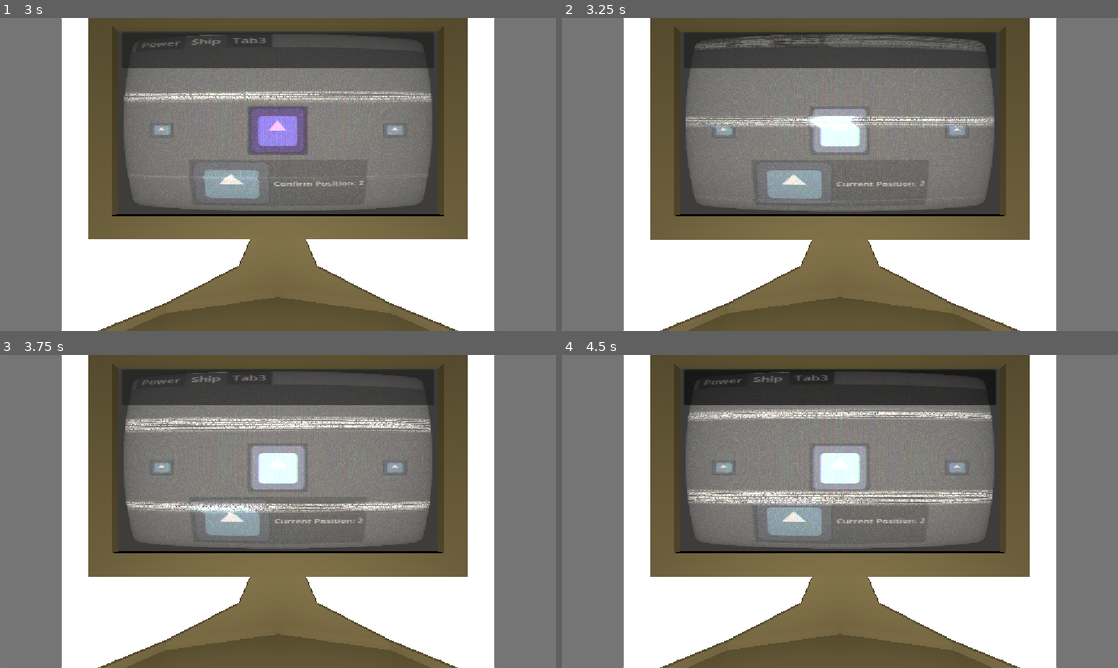
Above: before the commit, frames 1-4 (two rows, left to right).
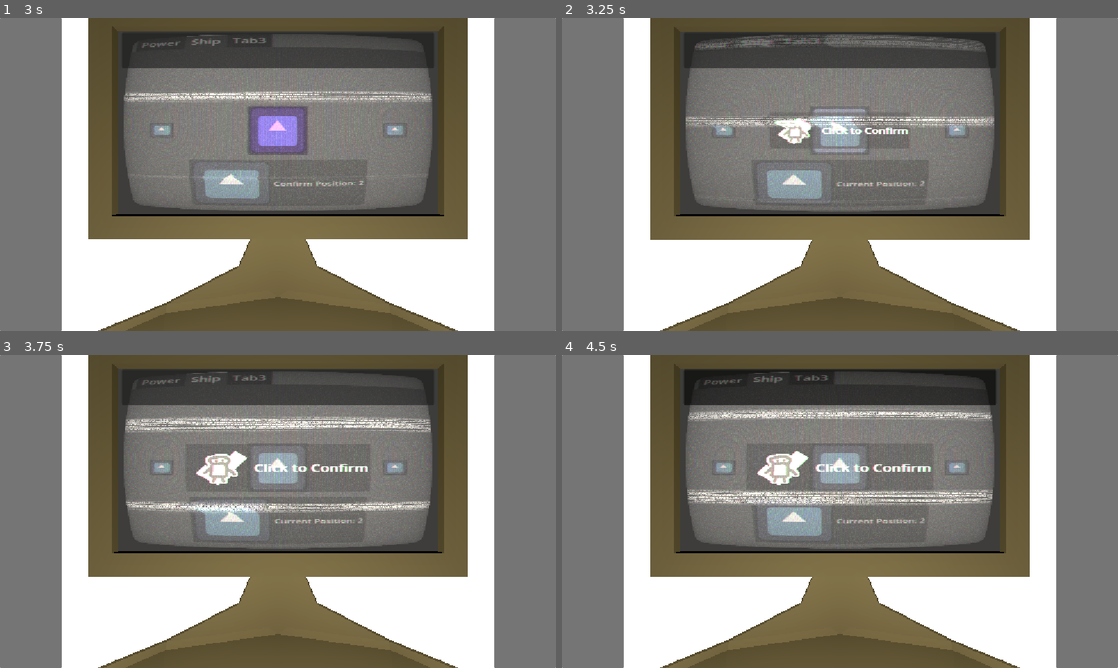
Above: after the commit, the same moments.

Repository: T3RRAT/Tether
Game: Godot game, scene res://Scenes/game.tscn
Same seed, same stepped clock (60 frames per second), same inputs: the game is played once before the commit and once after it. The engine's default icon, where the game draws it, is replaced by a stand-in: a white triangle on a blue panel in a dark square. Sound files missing from this copy of the repository are replaced by a short silence.
Inputs (mouse positions are in pixels of both pictures, inside the frame that each line leads up to):
- Up to frame 1 (3 s): click (33, 174) at 0.5 s; click (522, 174) at 1.25 s; click (278, 49) at 2 s; tap Enter at 2.75 s; move the mouse to (250, 237) at 2.77 s; hold Up from 2.78 s (still down); hold Space (Confirm Action) from 2.78 s (still down); tap \ (Check) at 2.85 s; click (250, 237) at 2.92 s
- Up to frame 2 (3.25 s): keep holding Up; keep holding Space (Confirm Action)
- Up to frame 3 (3.75 s): release Up at 3.5 s; release Space (Confirm Action) at 3.5 s; drag from (444, 558) to (250, 574) at 3.52 s
- Up to frame 4 (4.5 s): move the mouse to (673, 464) at 4.27 s; hold A (Go Left) from 4.28 s (still down); hold Space (Confirm Action) from 4.28 s (still down); tap \ (Check) at 4.35 s

Frame 1 is identical in both runs. In frame 2, 1.4% of the frame differs, in the area x 38-63%, y 30-42%; in frame 3, 2.0%; in frame 4, 2.0%, in the area x 35-67%, y 29-44%.

Commit message:
More captcha
yeah i dont think ill be working on other confirm minigames till i get around to actually making the rest of the game functional

Diff:
--- a/Scenes/click_captcha.tscn
+++ b/Scenes/click_captcha.tscn
@@ -2,6 +2,7 @@
 
 [ext_resource type="Texture2D" uid="uid://d3l85sost4ouf" path="res://Assets/Jame Gam Yay but png.png" id="1_nsgo2"]
 [ext_resource type="Script" uid="uid://bwrwb2hqbrp5t" path="res://Scripts/click_captcha.gd" id="2_emmr5"]
+[ext_resource type="Texture2D" uid="uid://dj6ccrw8u8tgv" path="res://Assets/checkmark.png" id="3_urh11"]
 [ext_resource type="Texture2D" uid="uid://chopwcmyvuo11" path="res://Assets/Loading circle plain.png" id="3_x0442"]
 
 [sub_resource type="SpriteFrames" id="SpriteFrames_g4v7s"]
@@ -12,19 +13,23 @@
 anchor_top = 0.5
 anchor_right = 0.5
 anchor_bottom = 0.5
-offset_left = -4.0
-offset_top = -4.0
-offset_right = 4.0
-offset_bottom = 4.0
+offset_left = -187.0
+offset_top = -67.0
+offset_right = 187.0
+offset_bottom = 67.0
 grow_horizontal = 2
 grow_vertical = 2
+pivot_offset_ratio = Vector2(0.5, 0.5)
+theme_override_font_sizes/font_size = 30
 text = "Click to Confirm"
-icon = ExtResource("1_nsgo2")
+alignment = 2
 script = ExtResource("2_emmr5")
 
-[node name="Loading Timer" type="Timer" parent="." unique_id=1972584390]
+[node name="Captcha State 2" type="Timer" parent="." unique_id=1972584390]
+wait_time = 0.4
 
-[node name="Captcha Closing" type="Timer" parent="." unique_id=1700288783]
+[node name="Captcha State 3" type="Timer" parent="." unique_id=288131389]
+wait_time = 0.4
 
 [node name="AnimatedSprite2D" type="AnimatedSprite2D" parent="." unique_id=918313372]
 visible = false
@@ -36,7 +41,15 @@
 texture = ExtResource("3_x0442")
 
 [node name="Finished Image" type="Sprite2D" parent="." unique_id=1765238612]
+position = Vector2(73, 61)
+scale = Vector2(0.11111111, 0.11111111)
+texture = ExtResource("3_urh11")
+
+[node name="Checkbox Image" type="Sprite2D" parent="." unique_id=1116533973]
+position = Vector2(68, 69)
+scale = Vector2(0.663, 0.663)
+texture = ExtResource("1_nsgo2")
 
 [connection signal="pressed" from="." to="." method="_on_pressed"]
-[connection signal="timeout" from="Loading Timer" to="." method="_on_timer_timeout"]
-[connection signal="timeout" from="Captcha Closing" to="." method="_on_captcha_closing_timeout"]
+[connection signal="timeout" from="Captcha State 2" to="." method="_on_captcha_state_2_timeout"]
+[connection signal="timeout" from="Captcha State 3" to="." method="_on_captcha_state_3_timeout"]
--- a/Scripts/click_captcha.gd
+++ b/Scripts/click_captcha.gd
@@ -1,17 +1,31 @@
 extends Button
 
 @onready var button = $"."
+@onready var checkbox_Image = $"Checkbox Image"
 @onready var loading_Image = $"Loading Image"
 @onready var finished_Image = $"Finished Image"
 
-@onready var captcha_Processing_Timer = $"Loading Timer"
-@onready var captcha_Closing_Timer = $"Captcha Closing"
+@onready var state_2_Timer = $"Captcha State 2"
+@onready var state_3_Timer = $"Captcha State 3"
+@onready var state_End_Timer = $"Captcha State End"
 
 # 0 = inactive, 1 = active, 2 = loading, 3 = closing
 var captchaState = 0
+var loading_Time = 1
+
+var loading_Image_Scale = null
+var finished_Image_Scale = null
+var checkbox_Image_Scale = null
+
+var s2T_On = false
+var s3T_On = false
+var finsihed = false
 
 # Called when the node enters the scene tree for the first time.
 func _ready() -> void:
+	loading_Image_Scale = loading_Image.scale
+	finished_Image_Scale = finished_Image.scale
+	checkbox_Image_Scale = checkbox_Image.scale
 	pass # Replace with function body.
 
 
@@ -19,61 +33,68 @@
 func _process(delta: float) -> void:
 
 
+
+	# Based on Captcha State, will change stuff ig
 	if captchaState == 0:
 		# Button is invisible
 		button.visible = false
-		button.scale = lerp(button.scale, Vector2(0, 1), delta * 1)
-		loading_Image.scale = lerp(loading_Image.scale, Vector2(0, 0), delta * 1)
+		button.scale = Vector2(0, 0)
+		#button.scale = lerp(button.scale, Vector2(0, 1), delta * 1)
+		loading_Image.scale = Vector2(0, 0)
+		#loading_Image.scale = lerp(loading_Image.scale, Vector2(0, 0), delta * 1)
+		checkbox_Image.scale = lerp(checkbox_Image.scale, checkbox_Image_Scale, delta * 1)
 	elif captchaState == 1:
 		# Button is visible with icon
 		button.visible = true
-		button.scale = lerp(button.scale, Vector2(1, 1), delta * 1)
-		loading_Image.scale = lerp(loading_Image.scale, Vector2(0, 0), delta * 1)
+		button.scale = lerp(button.scale, Vector2(0.8, 1), delta * 6)
+
+		if s2T_On == false:
+			state_2_Timer.start(loading_Time)
 	elif captchaState == 2:
 		# Button is loading. Icon should be invisible and loading circle should be working
-		button.icon.visible = false
-		loading_Image.scale = lerp(loading_Image.scale, Vector2(1, 1), delta * 1)
+		#button.icon.visible = false
+
+		loading_Image.scale = lerp(loading_Image.scale, loading_Image_Scale, delta * 1)
 	elif captchaState == 3:
 		# Button is closing. Icon changes to finished icon
-		finished_Image.scale = lerp(finished_Image.scale, Vector2(1, 1), delta * 1)
+		finished_Image.scale = lerp(finished_Image.scale, finished_Image_Scale, delta * 1)
 		loading_Image.scale = lerp(loading_Image.scale, Vector2(0, 0), delta * 0.1)
-
+		if s3T_On == false:
+			state_3_Timer.start()
 		pass
 
-
+	# Should constantly just rotate the loading image
 	loading_Image.rotation_degrees = rotate_toward(loading_Image.rotation_degrees, loading_Image.rotation_degrees + 90, delta * 1)
 
 	pass
 
 func openCaptcha():
+	print("Open Seasasesaeme")
+	captchaState = 1
+	finsihed = false
 	pass
 
 
 func closeCaptcha():
+	print("Close for business")
 	captchaState = 0
+	finsihed = true
 	pass
 
 
 func _on_pressed() -> void:
-	# remove image
-	# loading circle icon
+	print("Pressed and loading")
 	captchaState = 2
-	captcha_Processing_Timer.start()
 	pass # Replace with function body.
 
 #
-
-
-
-
-
 func _on_captcha_state_2_timeout() -> void:
+	captchaState = 3
+	s2T_On = false
 	pass # Replace with function body.
 
 
 func _on_captcha_state_3_timeout() -> void:
+	closeCaptcha()
+	s3T_On = false
 	pass # Replace with function body.
-
-
-func _on_captcha_state_end_timeout() -> void:
-	pass # Replace with function body.
--- a/Scripts/computer.gd
+++ b/Scripts/computer.gd
@@ -15,6 +15,7 @@
 
 @onready var tabs = $SubViewport/Control/TabContainer
 @onready var shipTab = $SubViewport/Control/TabContainer/Ship
+@onready var click_Captcha = $"SubViewport/Control/TabContainer/Ship/Minigames/Click Captcha"
 @onready var game = $"../.."
 @onready var redirectPower = 's'
 
@@ -166,6 +167,6 @@
 func callChangeTrueShipPosition():
 	shipTab.call("confirmRepositionMinigame")
 
+
 func allocatePower(pFrom, pToo):
-
 	pass
--- a/Scripts/game.gd
+++ b/Scripts/game.gd
@@ -26,6 +26,7 @@
 var computerState = -1
 var inCutscene = false
 var inUserInterface = false
+var called_To_Change = false
 
 var lvStatus = "normal"
 var session = 0
@@ -134,6 +135,7 @@
 		print("Cam location = %d" % camLocation)
 
 
+
 	# Handle Power
 
 
@@ -149,7 +151,7 @@
 			flashing = true
 			flashSound.play(0.38) # Number is here to make sure flash sound isnt delayed
 			checkMonster()
-		elif inUserInterface == true:
+		elif inUserInterface == true && called_To_Change == false:
 			computer.call("callChangeTrueShipPosition")
 	else:
 		lightLeft.light_energy = lerp(lightLeft.light_energy, 0.0, delta * 6)
--- a/Scripts/shipTab.gd
+++ b/Scripts/shipTab.gd
@@ -20,6 +20,7 @@
 @onready var game = $"../../../../../.."
 @onready var tabs = $".."
 
+@onready var click_Captcha = $"Minigames/Click Captcha"
 
 # Called when the node enters the scene tree for the first time.
 func _ready() -> void:
@@ -94,18 +95,19 @@
 
 
 func confirmRepositionMinigame():
-	var minigameType = randi_range(1, 10)
+	var minigameType = randi_range(1, 1)
 	match minigameType:
 		# go on neal.fun to see captcha game for ideas for some very diabolical ones
 		# among us tasks can work here
 		1:
-			print("Forsaken Generator Puzzle")
+			print("Click Box Captcha")
+			click_Captcha.call("openCaptcha")
 		2:
 			print("Minesweeper")
 			# Fredsweeper frank where are youuuuu
 
 		3:
-			print("Click Box Captcha")
+			print("Forsaken Generator Puzzle")
 		4:
 			print("Select What Applies Captcha")
 		5:
Binary file added: Assets/checkmark.png
Not shown, added: Assets/checkmark.png.import
